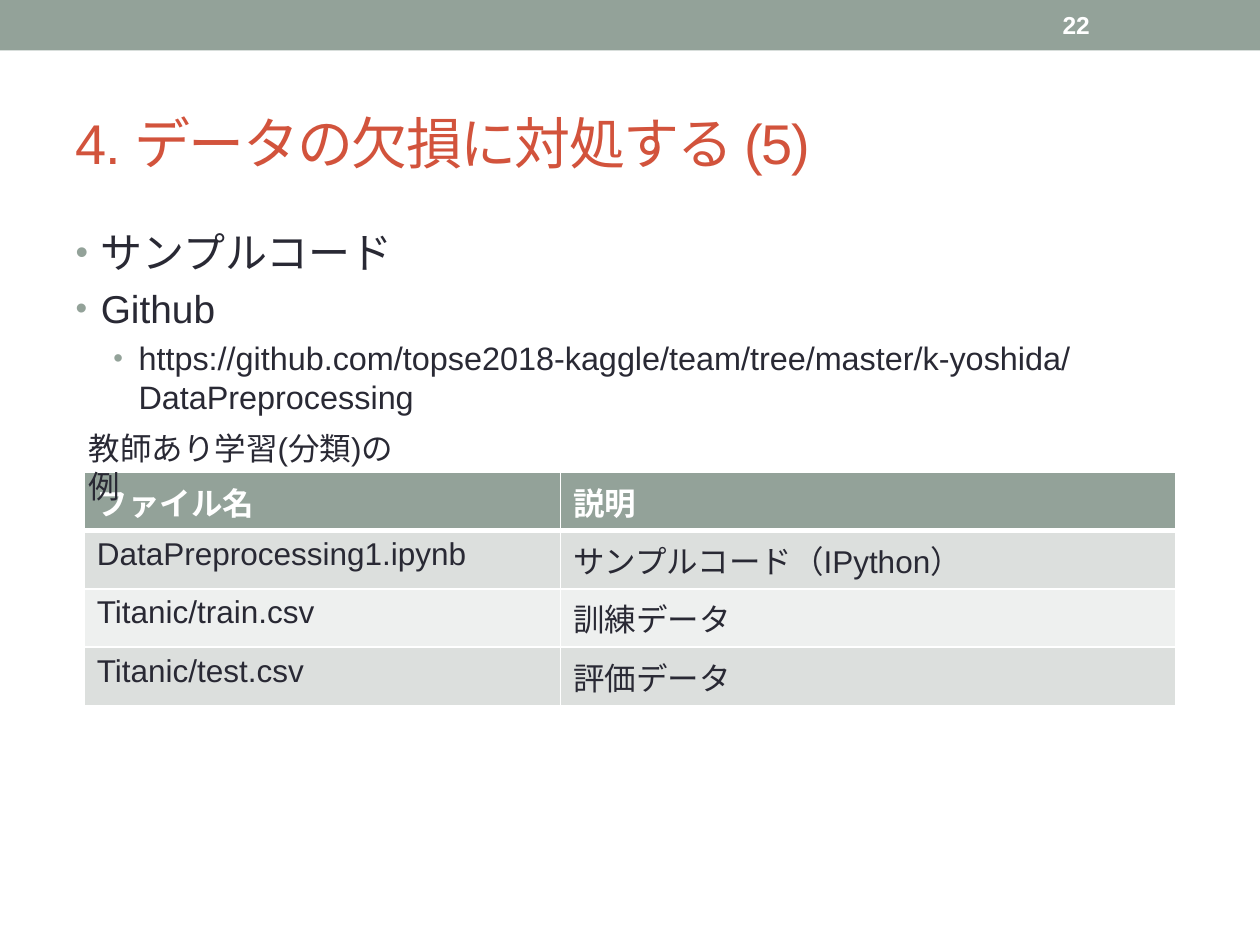
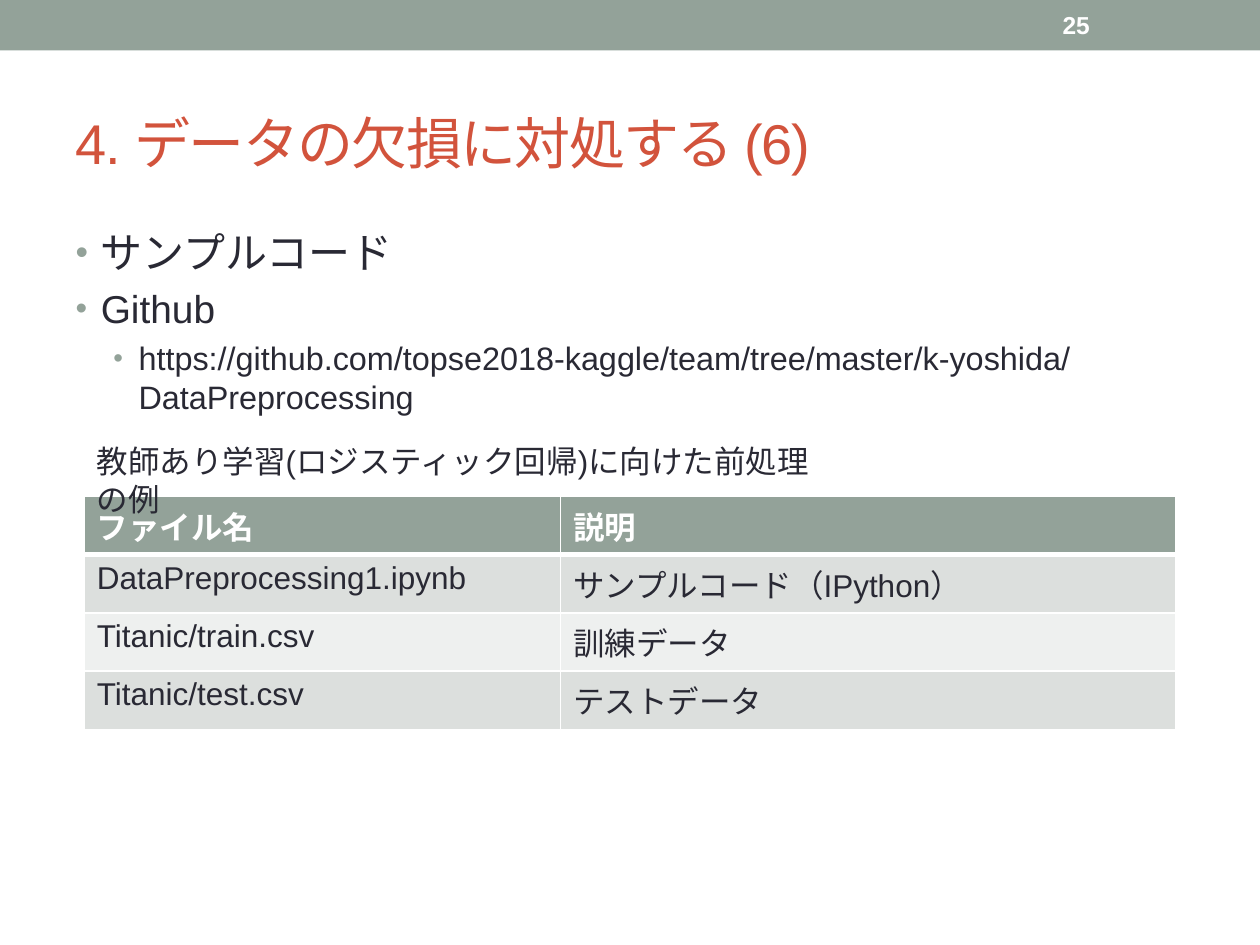
Before and after one commit to topse2018-kaggle/team, a slide deck: slide 25 of k-yoshida/Data Preprocessing.pptx (slide 22 before the commit). Drawn at 1260x945 pixels with LibreOffice and Linux fonts; fonts in the diff are those of the drawing. Boxes give left, top, right and bottom in pixels: in the first picture for what was removed or moved away, otherwise in the second. Text is boxed around its words. In the diff, an @@ line names an element or a change of style, - is before the commit and + after.

```diff
--- a/k-yoshida/Data Preprocessing.pptx
+++ b/k-yoshida/Data Preprocessing.pptx
@@ page number at [1063,17,1090,34]: text changed @@
-22
+25
@@ title at [76,116,810,174]: text changed @@
-4. データの欠損に対処する (5)
+4. データの欠損に対処する (6)
@@ text at [97,446,809,480]: text changed @@
-教師あり学習(分類)の例
+教師あり学習(ロジスティック回帰)に向けた前処理の例
@@ table at [84,496,1176,719] @@
-row 4, column 2: 評価データ
+row 4, column 2: テストデータ
@@ table: place and size @@
-table at [84,472,1176,697]
+table at [84,496,1176,719]
```
Also in this commit, not shown: 27 other slides changed, 5 slides added, 1 slide removed.
